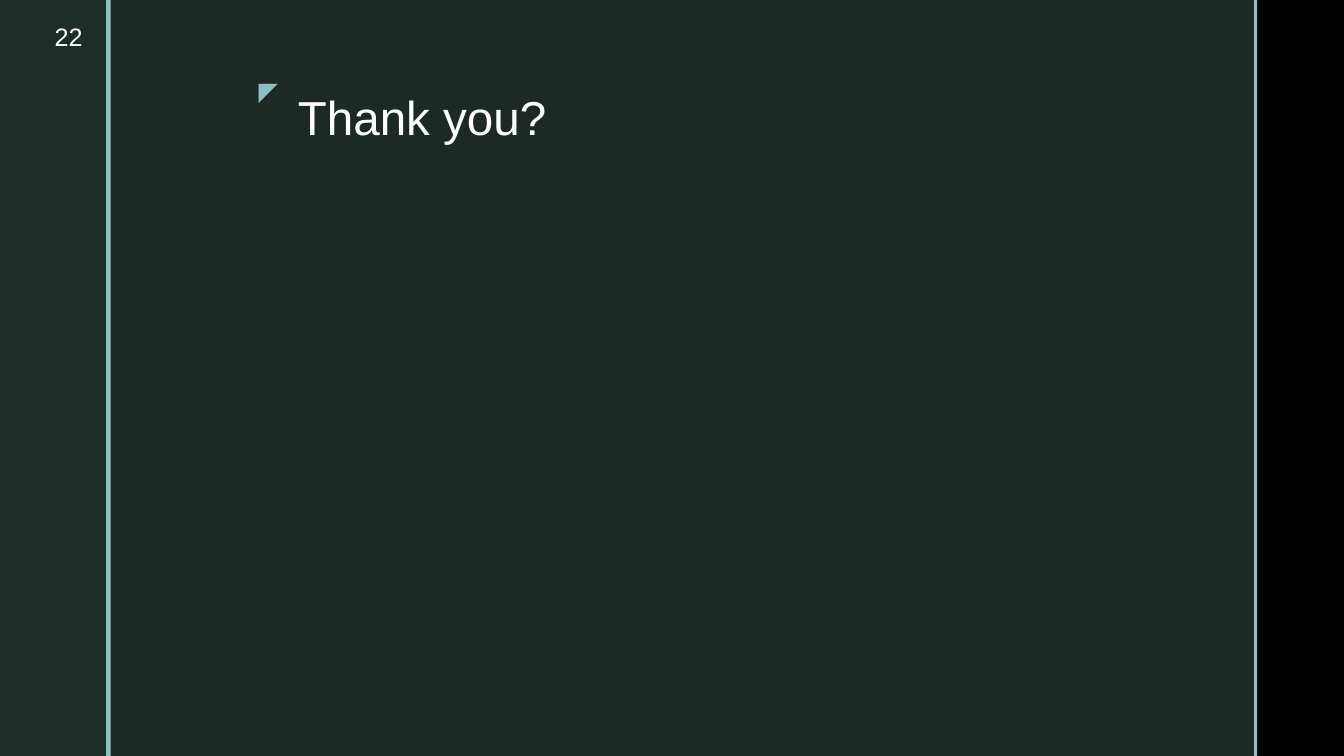
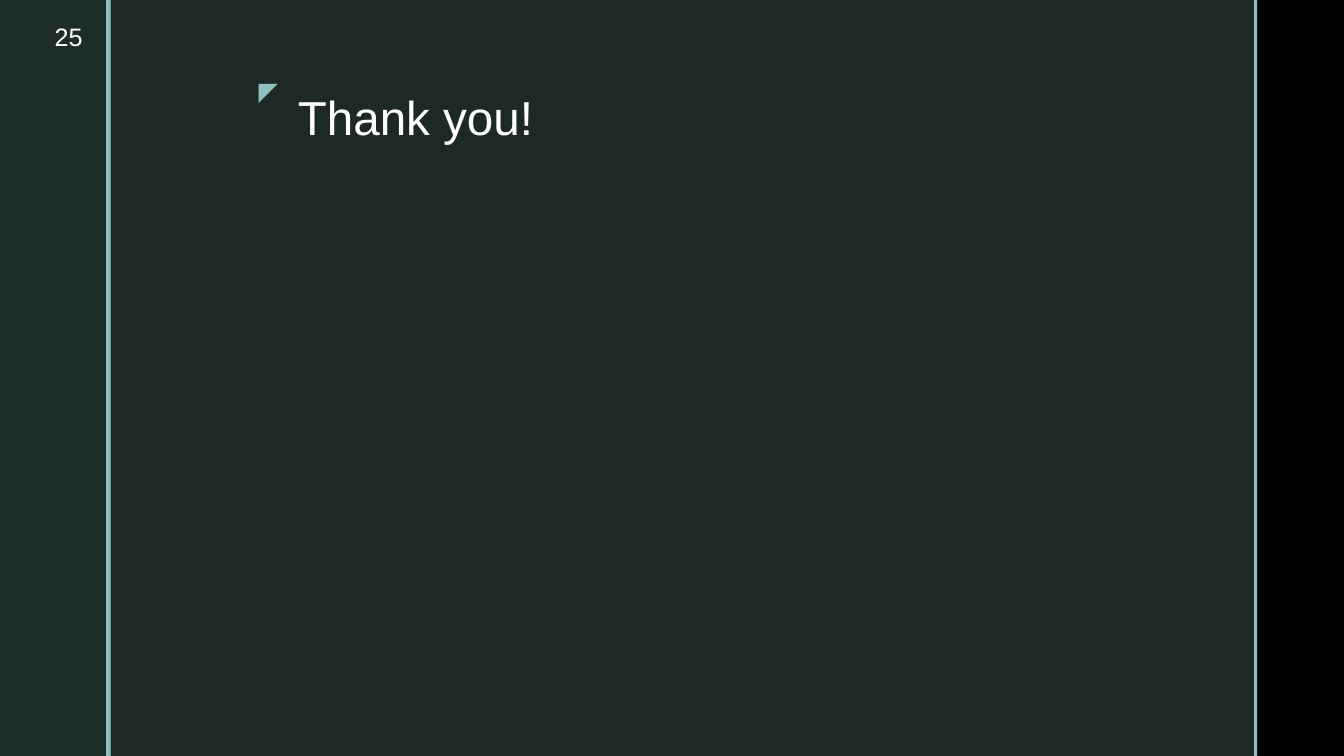
Before and after one commit to ahsanMah/config-completion, a slide deck: slide 25 of Final Presentation.pptx (slide 22 before the commit). Drawn at 1344x756 pixels with LibreOffice and Linux fonts; fonts in the diff are those of the drawing; background and template pictures are left out. Boxes give left, top, right and bottom in pixels: in the first picture for what was removed or moved away, otherwise in the second. Text is boxed around its words. In the diff, an @@ line names an element or a change of style, - is before the commit and + after.

```diff
--- a/Final Presentation.pptx
+++ b/Final Presentation.pptx
@@ page number at bbox=[55, 28, 83, 47]: text changed @@
-22
+25
@@ title at bbox=[298, 100, 533, 144]: text changed @@
-Thank you?
+Thank you!
```
Also in this commit, not shown: 6 other slides changed, 6 slides added, 3 slides removed.
